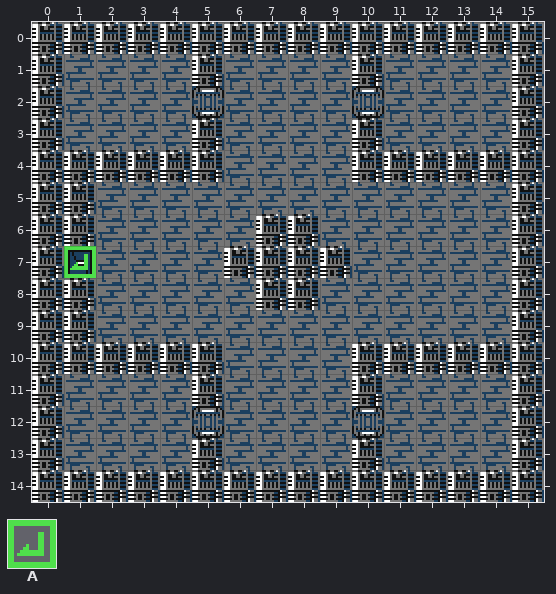
Two versions of a level (Tiled map, tiled/institute.tmx). That is the earlier state.
Cells are 16x16 px. Shown: x 0..15, y 0..14.
Key: from "tileset": A 241.
Objects are placed by their top-left corner, in cells (3,4 is the top-left corner of cell 3,4); size is 1x1 cell unless given.
Layers that did not change in this view are not listed.
Objects on layer "object" before:
A "administrative_area" at 1,7
And afterwards:
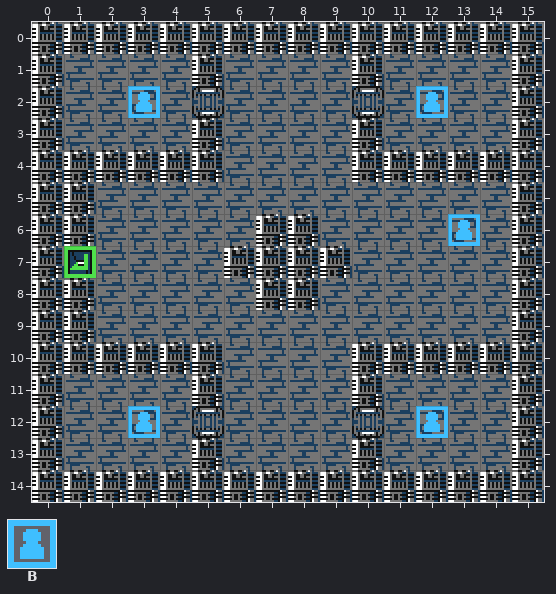
Further tiles: from "tileset": B 240.
Commit message: :sparkles: 「けんきゅうしょ」にNPC設定
Diff:
Layer "object":
added: B "guy-1" at 3,2
added: B "guy-2" at 12,2
added: B "guy-5" at 13,6
added: B "guy-3" at 3,12
added: B "guy-4" at 12,12
